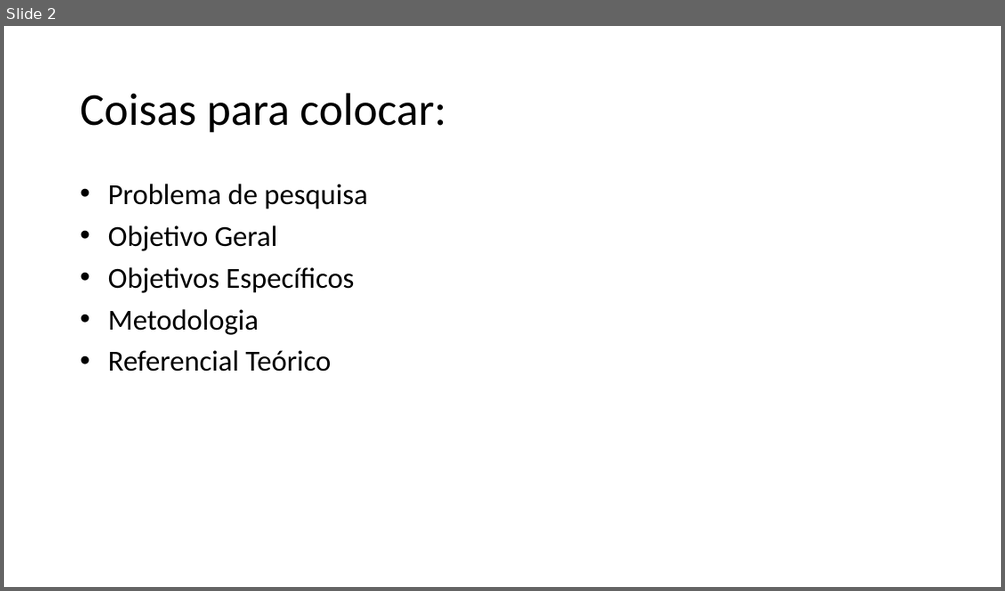
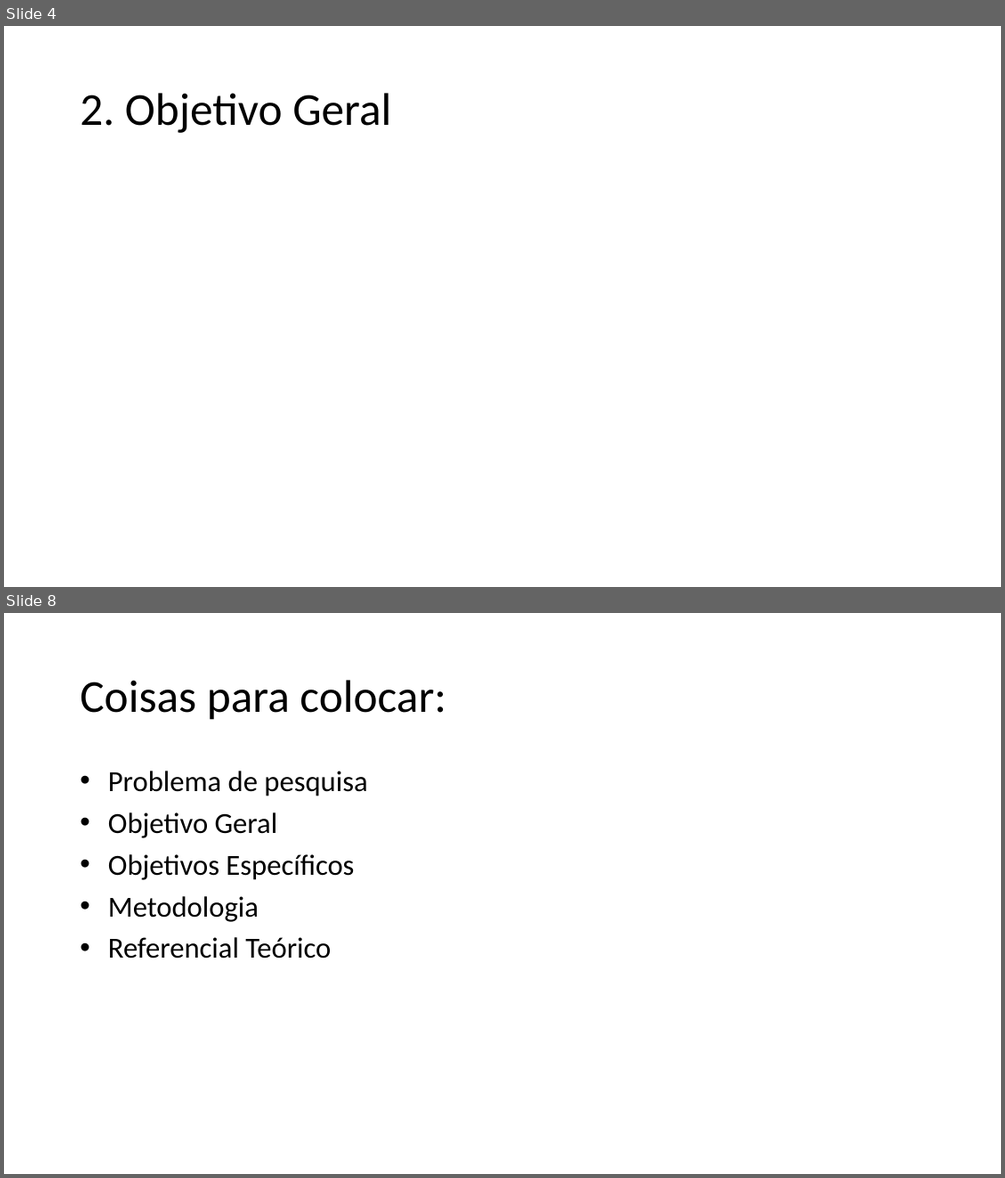
Before and after one commit to ricardopetrere/TCC_FTT, a slide deck: documentos/Apresentação_22_09.pptx. Shown one above the other, each under a label of ours: slide 2 before the commit, slides 4 and 8 after it; the slides between them are not shown. The pictures are 1005x591 and 1005x1178 pixels, drawn with LibreOffice and Linux fonts; fonts in the diff are those of the drawing. Boxes give left, top, right and bottom in pixels: in the first picture for what was removed or moved away, otherwise in the second. Text is boxed around its words. In the diff, an @@ line names an element or a change of style, - is before the commit and + after.

```diff
--- a/documentos/Apresentação_22_09.pptx
+++ b/documentos/Apresentação_22_09.pptx
@@ slide 4 added at (4,26,1001,587), background #FFFFFF @@
@@ title added at (80,93,391,133), 44 pt, text #000000 @@
+2. Objetivo Geral
@@ what was slide 2 is now slide 8 @@
```
Also in this commit, not shown: 6 other slides added, 1 slide removed, 1 other file.
